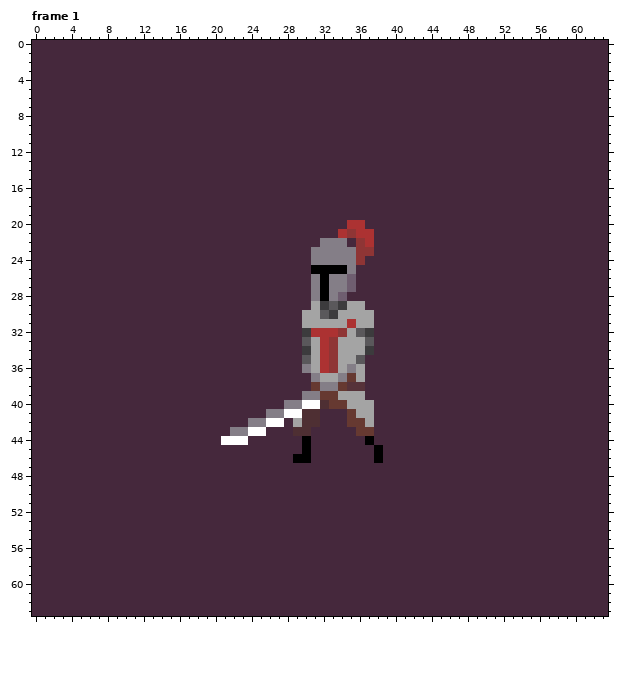
One commit to this pixel-art file: assets/aseprite/human_downscale_attack.ase. The picture above is the old version.
64x64 pixels, 5 frames. Shown: frame 1. The commit also changed other frames, which this record leaves out.
New version:
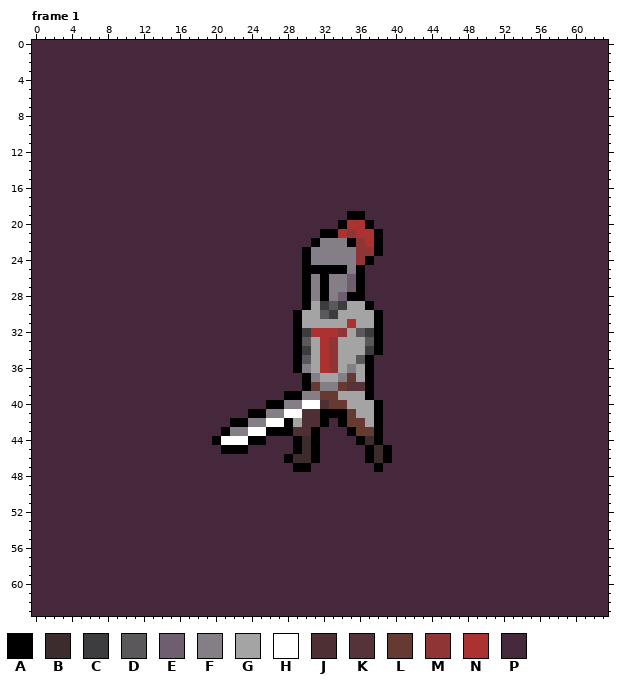
Palette (. is transparent): A #000000  B #3d2c2e  C #3c3b3d  D #5a585b  E #6f5e70  F #847e87  G #a4a4a4  H #ffffff  J #4e2f33  K #563239  L #663931  M #8f3535  N #ac3232  P #45283c
From old to new:
layer "outline" added
Frame 1, layers "body/pants", "outline":
y 19: x 35..36 PP -> AA
y 20: x 34 P -> A; x 37 P -> A
y 21: x 32..33 PP -> AA; x 38 P -> A
y 22: x 31 P -> A; x 35 P -> A; x 38 P -> A
y 23: x 30 P -> A; x 38 P -> A
y 24: x 30 P -> A; x 37 P -> A
y 25..27: x 30 P -> A; x 36 P -> A
y 28: x 30 P -> A; x 35..36 PP -> AA
y 29: x 30 P -> A; x 37 P -> A
y 30..34: x 29 P -> A; x 38 P -> A
y 35..36: x 29 P -> A; x 37 P -> A
y 37..38: x 30 P -> A; x 37 P -> A
y 39: x 28..29 PP -> AA; x 37 P -> A
y 40: x 26..27 PP -> AA; x 38 P -> A
y 41: x 24..25 PP -> AA; x 32..34 PPP -> AAA; x 38 P -> A
y 42: x 22..23 PP -> AA; x 28 P -> A; x 32 P -> A; x 34 P -> A; x 38 P -> A
y 43: x 21 P -> A; x 26..28 PPP -> AAA; x 31 P -> A; x 35 P -> A; x 38 P -> A
y 44: x 20 P -> A; x 24..25 PP -> AA; x 29..31 PAP -> ABA; x 36..38 PAP -> ABA
y 45: x 21..23 PPP -> AAA; x 29..31 PAP -> ABA; x 37..39 PAP -> ABA
y 46: x 28..31 PAAP -> ABBA; x 37..39 PAP -> ABA
y 47: x 29..30 PP -> AA; x 38 P -> A
